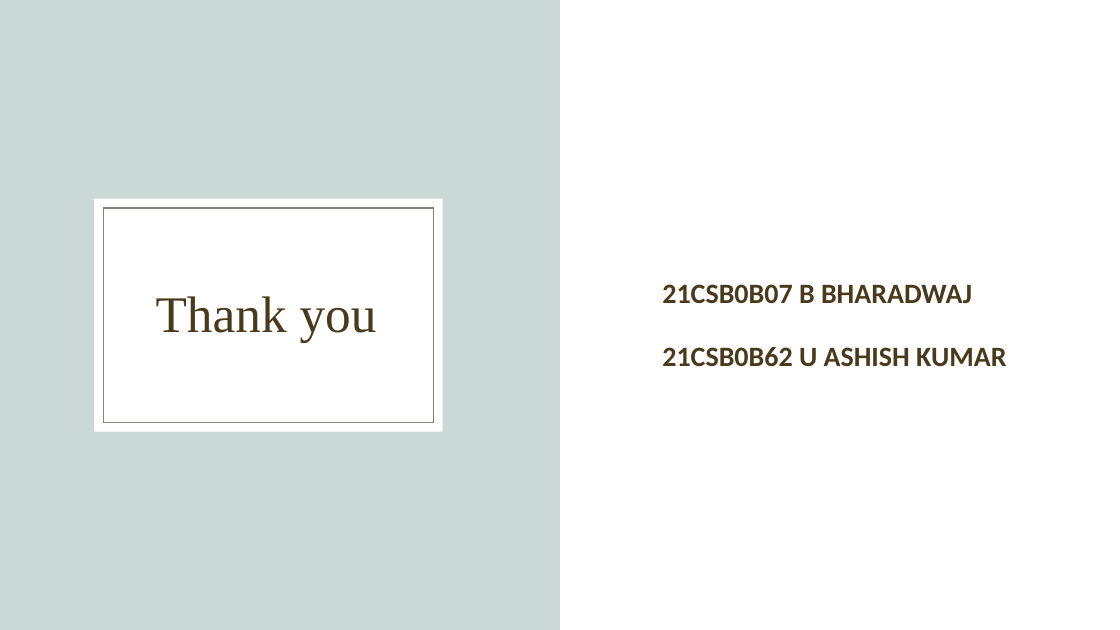
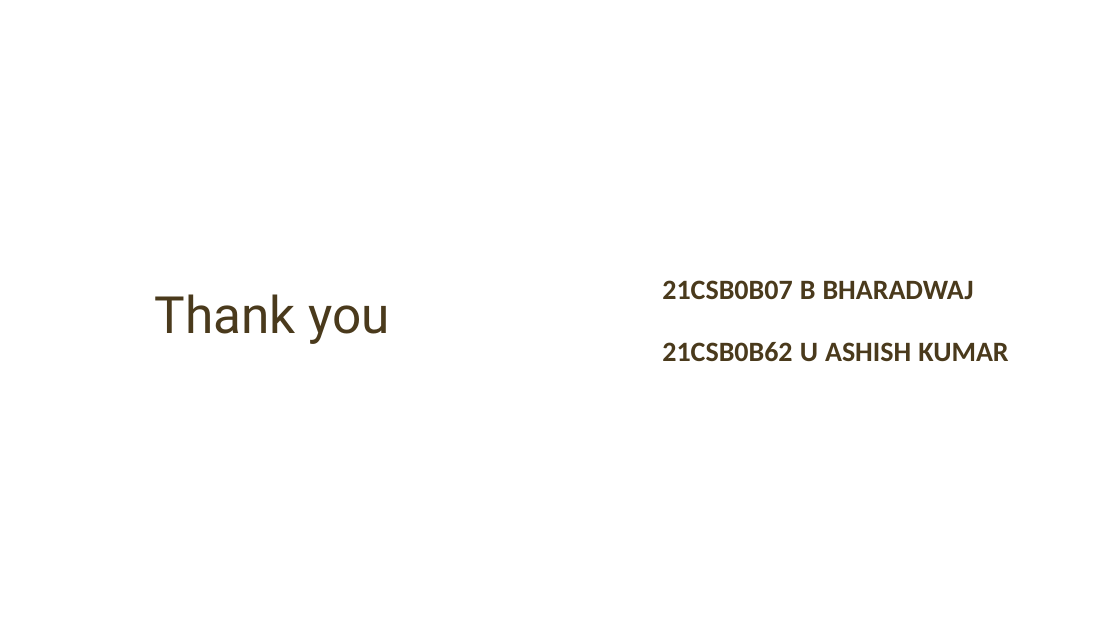
Before and after one commit to Bharadwaj721/Mall-Management-Database-System, a slide deck: slide 31 of DBMS PROJECT.pptx. Drawn at 1120x630 pixels with LibreOffice and Linux fonts; fonts in the diff are those of the drawing; background and template pictures are left out. Boxes give left, top, right and bottom in pixels: in the first picture for what was removed or moved away, otherwise in the second. Text is boxed around its words. In the diff, an @@ line names an element or a change of style, - is before the commit and + after.

```diff
--- a/DBMS PROJECT.pptx
+++ b/DBMS PROJECT.pptx
@@ rectangle removed at (0,0,560,630) @@
@@ rectangle removed at (94,199,443,432) @@
@@ rectangle removed at (104,208,434,423) @@
@@ text "Thank you" at (155,294,389,344): font Times New Roman to Roboto; alignment centre to left; line spacing 0.9 to 44pt; vertical alignment middle to top @@
@@ text at (662,284,972,303): paragraph removed @@
-21CSB0B07 B BHARADWAJ
@@ text added at (662,280,974,299), 24 pt, text #4A3A1C, bold @@
+21CSB0B07 B BHARADWAJ
@@ text "21CSB0B62 U ASHISH KUMAR": place and size @@
-text "21CSB0B62 U ASHISH KUMAR" at (662,284,1006,367)
+text "21CSB0B62 U ASHISH KUMAR" at (662,342,1008,362)
@@ text "21CSB0B62 U ASHISH KUMAR" at (662,342,1008,362): line spacing 1.5 to 24pt; less space between paragraphs; vertical alignment middle to top @@
```
Also in this commit, not shown: 29 other slides changed, 1 slide added, 1 slide removed.
